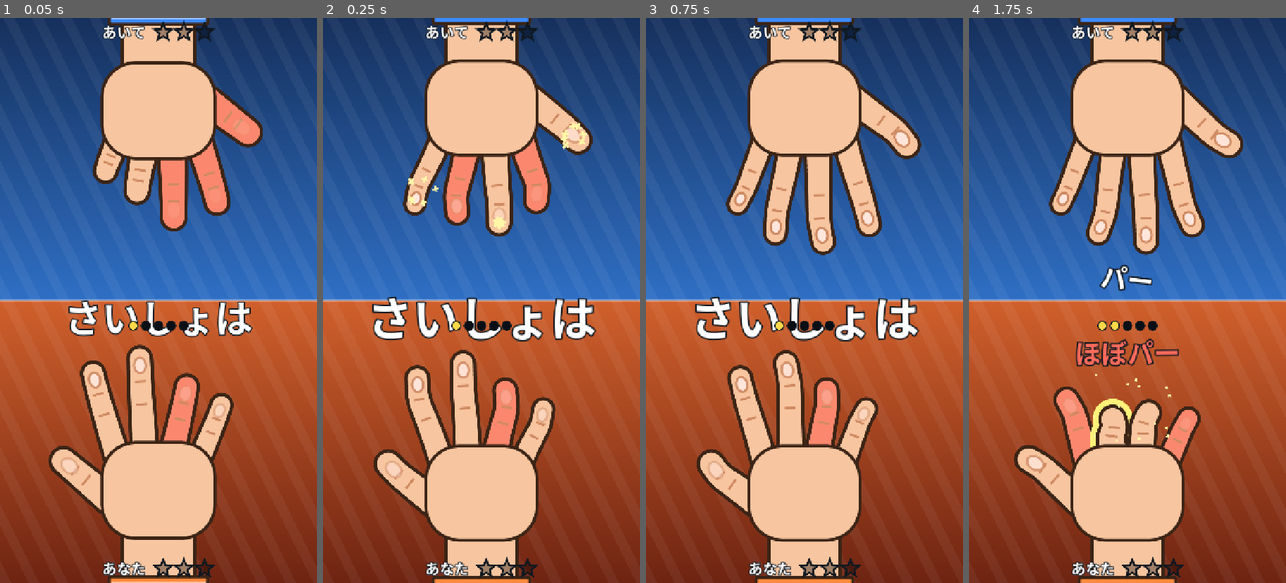
Above: before the commit, frames 1-4 (left to right).
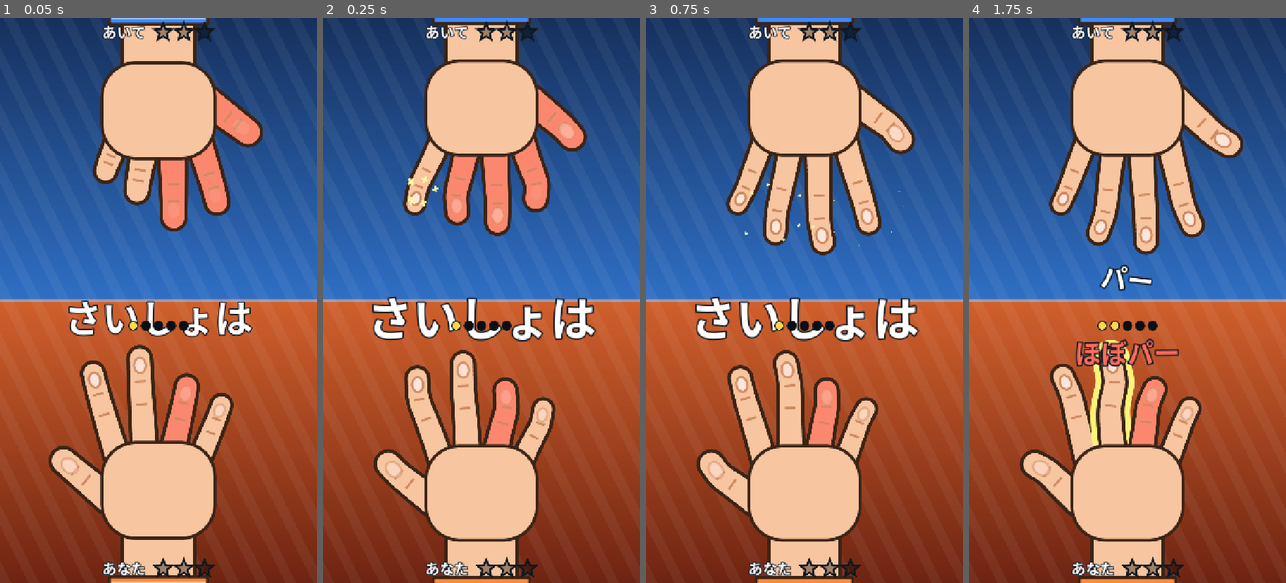
Above: after the commit, the same moments.

Repository: Omezi42/janken
Game: Godot game, scene res://scenes/battle.tscn
The game is run twice, just before and just after one commit, with the same random seed, the same clock (stepped at 60 frames per second) and the same inputs.
Inputs (mouse positions are in pixels of both pictures, inside the frame that each line leads up to):
- Up to frame 1 (0.05 s): no input
- Up to frame 2 (0.25 s): no input
- Up to frame 3 (0.75 s): drag from (804, 153) to (836, 176) at 0.52 s
- Up to frame 4 (1.75 s): drag from (1127, 447) to (1111, 413) at 1.27 s

Frame 1 is identical in both runs. In frame 2, 2.2% of the frame differs, in the area x 26-86%, y 11-39%; in frame 3, 0.7%; in frame 4, 5.0%, in the area x 14-74%, y 57-89%.

Commit message:
指を1本ずつ弾く操作にした(押した帯の指を離すまで動かし、上へ弾くと伸び・下へ弾くと曲がる)
なぞりで一直線に作れたグー・パーとチョキの作りやすさの差を無くす。ボットも弾く間隔に合わせた。

Co-Authored-By: Claude Opus 5.5 <noreply@anthropic.com>

Diff:
--- a/scripts/logic/hand_bot.gd
+++ b/scripts/logic/hand_bot.gd
@@ -1,7 +1,7 @@
 class_name HandBot
 extends RefCounted
 ## 開発用の仮の相手。ラウンドごとにグー・チョキ・パーから1つ選び、人と同じ LocalMatch.reach() で
-## 目標から最も遠い指を、人がなぞる程度の間隔で1本ずつ触る(連動・ばねも受ける)。
+## 目標から最も遠い指を、人が弾く程度の間隔で1本ずつ弾く(連動・ばねも受ける)。
 ## 乱数は試合と別に持つ(リプレイはボットを動かさず記録だけで再現するため)。
 
 const GOALS := [
@@ -9,8 +9,8 @@
 	[1.0, 0.0, 0.0, 1.0, 1.0],
 	[0.0, 0.0, 0.0, 0.0, 0.0],
 ]
-## 1本触ってから次の指を触るまでの秒数(人が手の上をなぞって指を渡る速さの目安)。
-const TOUCH_SECONDS := 0.08
+## 1本弾いてから次の指を弾くまでの秒数(人が指を1本ずつ弾く速さの目安)。
+const TOUCH_SECONDS := 0.15
 ## 目標との差がこれ以下の指は触らない。
 const ARRIVED := 0.05
 
--- a/scripts/ui/hand_view.gd
+++ b/scripts/ui/hand_view.gd
@@ -1,11 +1,11 @@
 class_name HandView
 extends Control
-## HandModel をマンガ風のゴムホースの手で描き、interactive ならなぞりを finger_reached で知らせる
+## HandModel をマンガ風のゴムホースの手で描き、interactive なら弾いた指を finger_reached で知らせる
 ## (GameDesign 6.1節・8.1節)。HandModel を直接動かさない(入力は LocalMatch が tick に揃えて記録・適用するため)。
 ## 手のローカル座標は手のひらの中心が原点で、指先が上(-Y)。寸法はすべて手の大きさ(短辺 × UNIT_RATIO)に対する比。
-## なぞり: 伸びきった指先のx座標の中点で縦の帯に分けて指を選び、ポインタの高さへ指先の高さを合わせる曲がり具合を知らせる。
-
-## curl はポインタの高さに指先が来る曲がり具合(0.0〜1.0)。
+## 弾く: 伸びきった指先のx座標の中点で縦の帯に分け、押した帯の指を離すまで動かす。上へ弾くと伸びきり、下へ弾くと曲がりきり。
+
+## curl は伸びきり(MIN_CURL)か曲がりきり(MAX_CURL)。
 signal finger_reached(finger: HandTypes.Finger, curl: float)
 
 
@@ -28,7 +28,7 @@
 const SLEEVE_STRIPE := Vector2(0.12, 0.14)
 const OUTLINE_WIDTH := 0.06
 ## 指の付け根(手のひらの下に隠れる位置)・向き(度。上が0で時計回り)・伸びきりの長さ・太さ。親指から小指の順。
-## 指先の間を広げ、なぞりの帯の幅をスマホで指先1つ分以上にする(GameDesign 6.1節)。
+## 指先の間を広げ、指を選ぶ帯の幅をスマホで指先1つ分以上にする(GameDesign 6.1節)。
 const FINGER_BASES := [
 	Vector2(-0.85, 0.15),
 	Vector2(-0.72, -0.6),
@@ -44,8 +44,8 @@
 ## 曲がりきった指の見える長さ(伸びきりに対する比)と、太る割合。
 const CURLED_LENGTH_RATIO := 0.3
 const CURLED_FATTEN := 0.15
-## 速くなぞったとき、前回の位置から今の位置までを区切る間隔(帯を飛ばさないように)。
-const SWEEP_SPACING := 0.1
+## 弾いたとみなす上下の距離(GameDesign 6.1節。基準解像度のピクセル)。
+const FLICK_DISTANCE := 32.0
 ## 触っている指がポインタの方へ傾く角度の上限(度)・追いつく速さ・付け根から測る距離の下限(伸びきりの長さに対する比)。
 const LEAN_MAX := 12.0
 const LEAN_SPEED := 18.0
@@ -116,6 +116,9 @@
 const MOUSE_POINTER := -1
 const NO_POINTER := -2
 const NO_STATE := -1
+const NO_FLICK := 0
+const FLICK_UP := -1
+const FLICK_DOWN := 1
 
 var interactive := false
 ## 自主規制(GameDesign 2.5節)で手をモザイクで覆う。
@@ -129,11 +132,15 @@
 var pose_tilt := 0.0
 var _model: HandModel
 var _config: HandConfig
-## なぞっているポインタ(マウスは MOUSE_POINTER、タッチは番号)。同時に1つだけ。
+## 押しているポインタ(マウスは MOUSE_POINTER、タッチは番号)。同時に1つだけ。
 var _pointer := NO_POINTER
-## なぞっているポインタの位置(演出を除いた手のローカル座標)と、その帯の指。
+## 押しているポインタの位置(演出を除いた手のローカル座標)と、押した帯の指。
 var _pointer_local := Vector2.ZERO
 var _touched := NO_FINGER
+## 押してから(または前に弾いてから)の最も高い・低いポインタの y と、最後に弾いた向き。
+var _highest := 0.0
+var _lowest := 0.0
+var _last_flick := NO_FLICK
 ## 見た目だけの傾き(度)。
 var _leans := PackedFloat32Array()
 var _softs: Array[SoftFinger] = []
@@ -410,11 +417,11 @@
 	elif event is InputEventMouseMotion:
 		if event.device == InputEvent.DEVICE_ID_EMULATION:
 			return
-		_sweep(MOUSE_POINTER, event.position)
+		_drag(MOUSE_POINTER, event.position)
 	elif event is InputEventScreenTouch:
 		_press(event.index, event.position, event.pressed)
 	elif event is InputEventScreenDrag:
-		_sweep(event.index, event.position)
+		_drag(event.index, event.position)
 	else:
 		return
 	accept_event()
@@ -429,29 +436,39 @@
 		return
 	_pointer = pointer
 	_pointer_local = _rest_transform().affine_inverse() * at
-	_reach_at(_pointer_local)
-
-
-## 前回の位置から今の位置までを SWEEP_SPACING ごとに区切り、通った帯の指を順に知らせる。
-func _sweep(pointer: int, at: Vector2) -> void:
+	_touched = _finger_at(_pointer_local.x / _unit())
+	_start_flick()
+
+
+## 最も高い点から下へ、最も低い点から上へ FLICK_DISTANCE 動いたら、その向きに弾いたとみなす。
+func _drag(pointer: int, at: Vector2) -> void:
 	if pointer != _pointer:
 		return
-	var to := _rest_transform().affine_inverse() * at
-	var count := maxi(ceili(_pointer_local.distance_to(to) / (SWEEP_SPACING * _unit())), 1)
-	for i in range(1, count + 1):
-		_reach_at(_pointer_local.lerp(to, float(i) / count))
-	_pointer_local = to
-
-
-func _reach_at(local: Vector2) -> void:
-	var unit := _unit()
-	_touched = _finger_at(local.x / unit)
-	finger_reached.emit(_touched as HandTypes.Finger, _curl_at(_touched, local.y / unit))
+	_pointer_local = _rest_transform().affine_inverse() * at
+	var y := _pointer_local.y
+	_highest = minf(_highest, y)
+	_lowest = maxf(_lowest, y)
+	if _last_flick != FLICK_DOWN and y - _highest >= FLICK_DISTANCE:
+		_flick(FLICK_DOWN, HandModel.MAX_CURL)
+	elif _last_flick != FLICK_UP and _lowest - y >= FLICK_DISTANCE:
+		_flick(FLICK_UP, HandModel.MIN_CURL)
+
+
+func _flick(direction: int, curl: float) -> void:
+	_last_flick = direction
+	_start_flick()
+	finger_reached.emit(_touched as HandTypes.Finger, curl)
+
+
+func _start_flick() -> void:
+	_highest = _pointer_local.y
+	_lowest = _pointer_local.y
 
 
 func _release() -> void:
 	_pointer = NO_POINTER
 	_touched = NO_FINGER
+	_last_flick = NO_FLICK
 
 
 ## x は手の大きさに対する比。伸びきった指先のx座標の中点で分けた帯のうち、x が入る帯の指。
@@ -464,13 +481,6 @@
 		if x < border:
 			return i
 	return last
-
-
-## y は手の大きさに対する比。指先の高さが y になる曲がり具合(範囲の外は端で止める)。
-func _curl_at(finger: int, y: float) -> float:
-	var extended := _rest_tip(finger, HandModel.MIN_CURL).y
-	var curled := _rest_tip(finger, HandModel.MAX_CURL).y
-	return clampf((y - extended) / (curled - extended), HandModel.MIN_CURL, HandModel.MAX_CURL)
 
 
 ## 傾いていない指の、曲がり具合 curl での指先の位置(手の大きさに対する比)。
@@ -495,7 +505,7 @@
 		_leans[i] = lerpf(_leans[i], goal, follow)
 
 
-## 演出(弾み・突き出し)を除いた手の位置。入力の対応に使う(拍で弾んでも同じ高さなら同じ曲がり具合にするため)。
+## 演出(弾み・突き出し)を除いた手の位置。入力の対応に使う(拍で弾んでも同じ位置なら同じ帯にするため)。
 func _rest_transform() -> Transform2D:
 	var turn := PI if facing_down else 0.0
 	return Transform2D(turn, size / 2.0) * Transform2D(0.0, PALM_CENTER * _unit())
Not shown, changed: docs/TODO.md
